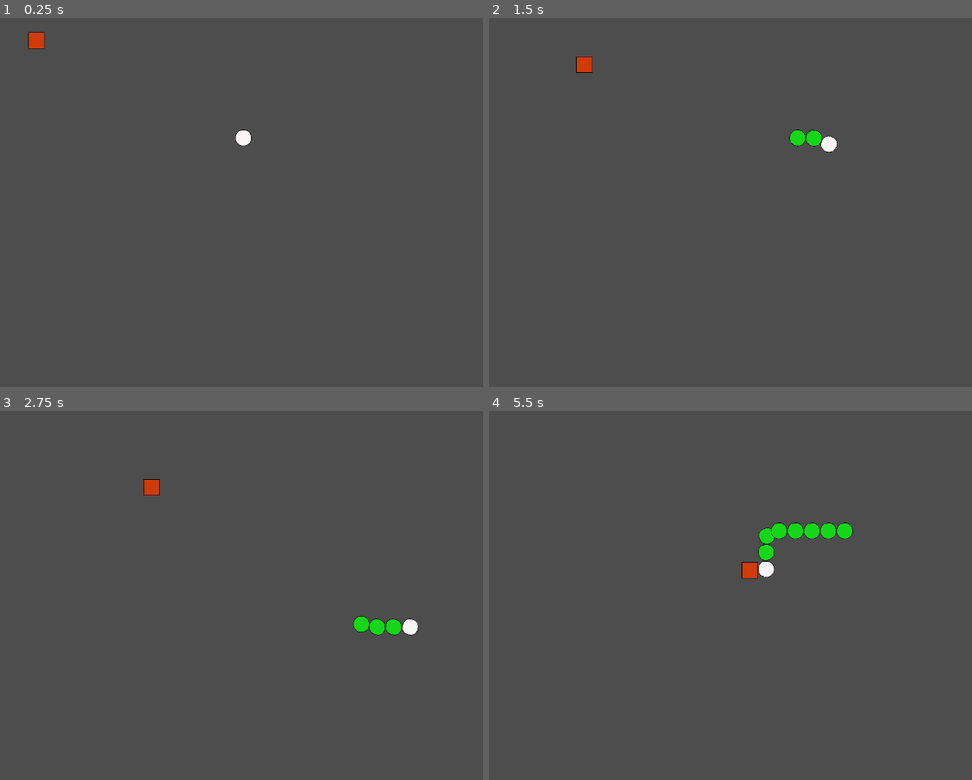
Above: before the commit, frames 1-4 (two rows, left to right).
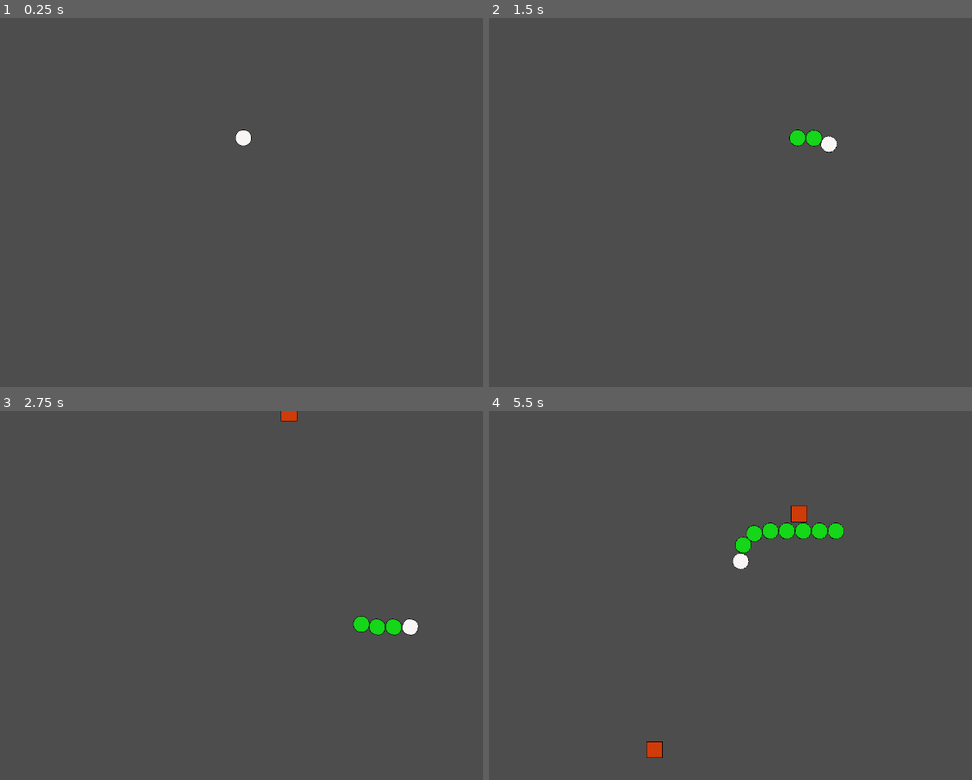
Above: after the commit, the same moments.

Repository: cledson-leite/snake-arena-survivor
Game: Godot game, scene res://Main.tscn
The game is run twice, just before and just after one commit, with the same random seed, the same clock (stepped at 60 frames per second) and the same inputs. Before the commit the project starts from res://scenes/Main.tscn.
Inputs:
- Up to frame 1 (0.25 s): no input
- Up to frame 2 (1.5 s): hold D (right) 0.53-1.28 s; tap 6 (grow) at 0.6, 1.35 s; hold S (down) from 1.28 s (still down)
- Up to frame 3 (2.75 s): release S (down) at 2.03 s; hold D (right) from 2.03 s (still down); tap 6 (grow) at 2.1 s
- Up to frame 4 (5.5 s): release D (right) at 2.78 s; hold W (up) 2.78-3.53 s; tap 6 (grow) every 0.75 s from 2.85 to 5.1 s; hold A (left) 3.53-5.03 s; hold S (down) from 5.03 s (still down)

The runs differ from the first frame. In frame 1, 0.2% of the frame differs, in the area x 5-10%, y 3-9%; in frame 2, 0.2%; in frame 3, 0.3%; in frame 4, 1.5%, in the area x 32-76%, y 25-94%.

Commit message:
implementar o spawn dos inimigos

Diff:
--- /dev/null
+++ b/Main.tscn
@@ -0,0 +1,12 @@
+[gd_scene load_steps=3 format=3 uid="uid://dahcn35s53afg"]
+
+[ext_resource type="PackedScene" uid="uid://bgw0pk0juhsk2" path="res://intites/player/PlayerSnake.tscn" id="1_uu6xs"]
+[ext_resource type="PackedScene" uid="uid://c35e33d4lrlgm" path="res://intites/inimigo/EnemySpawner.tscn" id="2_r0du0"]
+
+[node name="Node2D" type="Node2D"]
+
+[node name="CharacterBody2D" parent="." instance=ExtResource("1_uu6xs")]
+position = Vector2(475, 234)
+
+[node name="Node2D" parent="." instance=ExtResource("2_r0du0")]
+position = Vector2(19, 21)
--- a/intites/inimigo/EnemyBasic.tscn
+++ b/intites/inimigo/EnemyBasic.tscn
@@ -1,6 +1,6 @@
 [gd_scene load_steps=4 format=3 uid="uid://h3ntwkfk3ic4"]
 
-[ext_resource type="Script" uid="uid://cw10c7ltbsoob" path="res://intites/inimigo/scripts/enemy_basic.gd" id="1_wqrow"]
+[ext_resource type="Script" uid="uid://cw10c7ltbsoob" path="res://intites/inimigo/scripts/EnemyBasic.gd" id="1_wqrow"]
 [ext_resource type="Texture2D" uid="uid://dumk8aqt5okxc" path="res://intites/inimigo/sprites/inimigo.png" id="2_grniy"]
 
 [sub_resource type="RectangleShape2D" id="RectangleShape2D_qompt"]
--- /dev/null
+++ b/intites/inimigo/EnemySpawner.tscn
@@ -0,0 +1,14 @@
+[gd_scene load_steps=3 format=3 uid="uid://c35e33d4lrlgm"]
+
+[ext_resource type="Script" uid="uid://fb8jsqmhdf24" path="res://intites/inimigo/scripts/EnemySpawner.gd" id="1_0qa7i"]
+[ext_resource type="PackedScene" uid="uid://h3ntwkfk3ic4" path="res://intites/inimigo/EnemyBasic.tscn" id="2_017n4"]
+
+[node name="Node2D" type="Node2D"]
+script = ExtResource("1_0qa7i")
+enemy_scene = ExtResource("2_017n4")
+
+[node name="Timer" type="Timer" parent="."]
+wait_time = 2.0
+autostart = true
+
+[connection signal="timeout" from="Timer" to="." method="_on_timer_timeout"]
--- /dev/null
+++ b/intites/inimigo/scripts/EnemySpawner.gd
@@ -0,0 +1,54 @@
+extends Node2D
+
+@export var enemy_scene: PackedScene
+@export var spawn_margin: float = 64.0
+@export var screen_padding: float = 32.0
+
+
+# Called when the node enters the scene tree for the first time.
+func _ready() -> void:
+	pass # Replace with function body.
+
+
+# Called every frame. 'delta' is the elapsed time since the previous frame.
+func _process(delta: float) -> void:
+	pass
+
+
+func _on_timer_timeout() -> void:
+	spawn_enemy()
+
+func spawn_enemy() -> void:
+	if enemy_scene == null:
+		return
+
+	var enemy = enemy_scene.instantiate() as Node2D
+	get_parent().add_child(enemy)
+
+	enemy.global_position = get_random_position_outside_screen()
+
+func get_random_position_outside_screen() -> Vector2:
+	var viewport_size = get_viewport_rect().size
+	var side = randi_range(0, 3)
+
+	match side:
+		0:
+			return Vector2(
+				randf_range(0, viewport_size.x),
+				-spawn_margin
+			)
+		1:
+			return Vector2(
+				randf_range(0, viewport_size.x),
+				viewport_size.y + spawn_margin
+			)
+		2:
+			return Vector2(
+				-spawn_margin,
+				randf_range(0, viewport_size.y)
+			)
+		_:
+			return Vector2(
+				viewport_size.x + spawn_margin,
+				randf_range(0, viewport_size.y)
+			)
--- a/scenes/Main.tscn
+++ /dev/null
@@ -1,12 +0,0 @@
-[gd_scene load_steps=3 format=3 uid="uid://dahcn35s53afg"]
-
-[ext_resource type="PackedScene" uid="uid://bgw0pk0juhsk2" path="res://intites/player/PlayerSnake.tscn" id="1_elqb8"]
-[ext_resource type="PackedScene" uid="uid://h3ntwkfk3ic4" path="res://intites/inimigo/EnemyBasic.tscn" id="2_rvslj"]
-
-[node name="Node2D" type="Node2D"]
-
-[node name="CharacterBody2D" parent="." instance=ExtResource("1_elqb8")]
-position = Vector2(475, 234)
-
-[node name="CharacterBody2D2" parent="." instance=ExtResource("2_rvslj")]
-position = Vector2(48, 33)
Renamed: intites/inimigo/scripts/enemy_basic.gd -> intites/inimigo/scripts/EnemyBasic.gd
Renamed: intites/inimigo/scripts/enemy_basic.gd.uid -> intites/inimigo/scripts/EnemyBasic.gd.uid
Not shown, added: intites/inimigo/scripts/EnemySpawner.gd.uid
